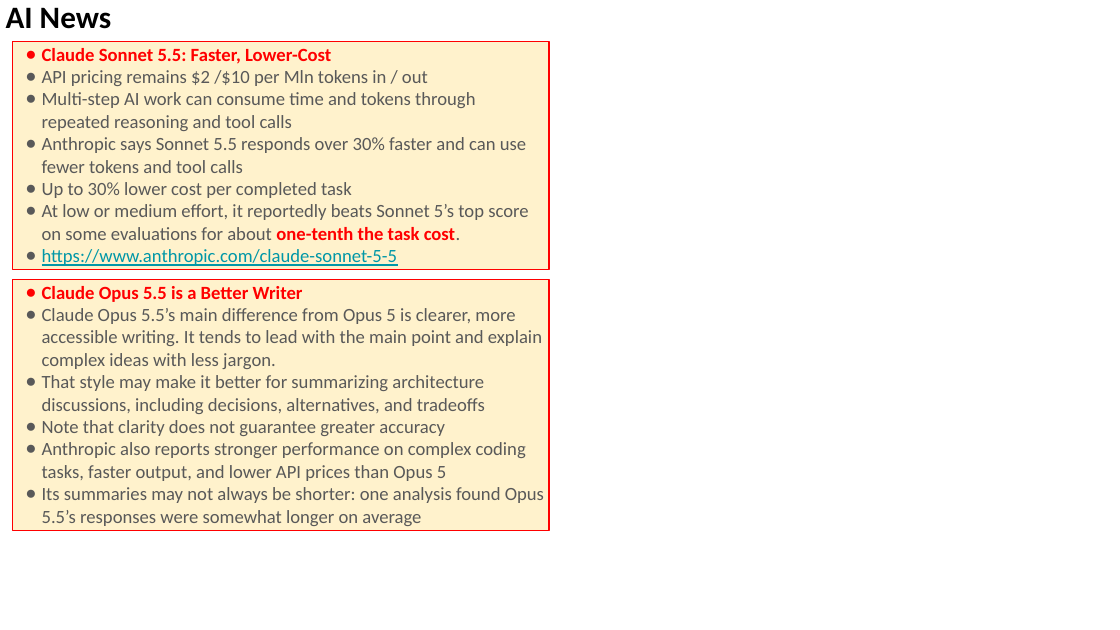
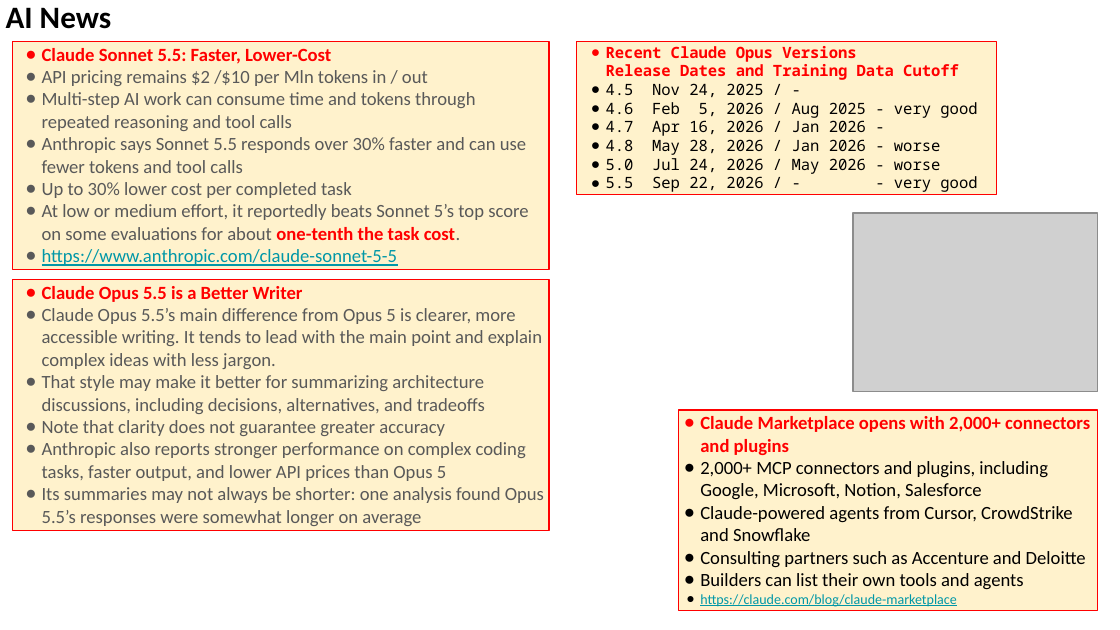
Before and after one commit to lselector/seminar, a slide deck: slide 4 of 2026/2026-10-02-AI-News.pptx. Drawn at 1120x630 pixels with LibreOffice and Linux fonts; fonts in the diff are those of the drawing; grey boxes stand for pictures. Boxes give left, top, right and bottom in pixels: in the first picture for what was removed or moved away, otherwise in the second. Text is boxed around its words. In the diff, an @@ line names an element or a change of style, - is before the commit and + after.

```diff
--- a/2026/2026-10-02-AI-News.pptx
+++ b/2026/2026-10-02-AI-News.pptx
@@ rectangle added at (577, 41, 997, 195), fill #FFF2CC, outline #FF0000 0.75 pt, 10 pt, text #000000 @@
+● Recent Claude Opus Versions
+  Release Dates and Training Data Cutoff
+● 4.5 Nov 24, 2025 / -
+● 4.6 Feb 5, 2026 / Aug 2025 - very good
+● 4.7 Apr 16, 2026 / Jan 2026 -
+● 4.8 May 28, 2026 / Jan 2026 - worse
+● 5.0 Jul 24, 2026 / May 2026 - worse
+● 5.5 Sep 22, 2026 / - - very good
@@ picture added at (853, 213, 1099, 391) @@
@@ rectangle added at (679, 410, 1099, 610), fill #FFF2CC, outline #FF0000 0.75 pt, 12 pt, text #000000 @@
+● Claude Marketplace opens with 2,000+ connectors and plugins
+● 2,000+ MCP connectors and plugins, including Google, Microsoft, Notion, Salesforce
+● Claude-powered agents from Cursor, CrowdStrike and Snowflake
+● Consulting partners such as Accenture and Deloitte
+● Builders can list their own tools and agents
+● https://claude.com/blog/claude-marketplace
```
Also in this commit, not shown: 9 other slides changed, 6 slides added.
